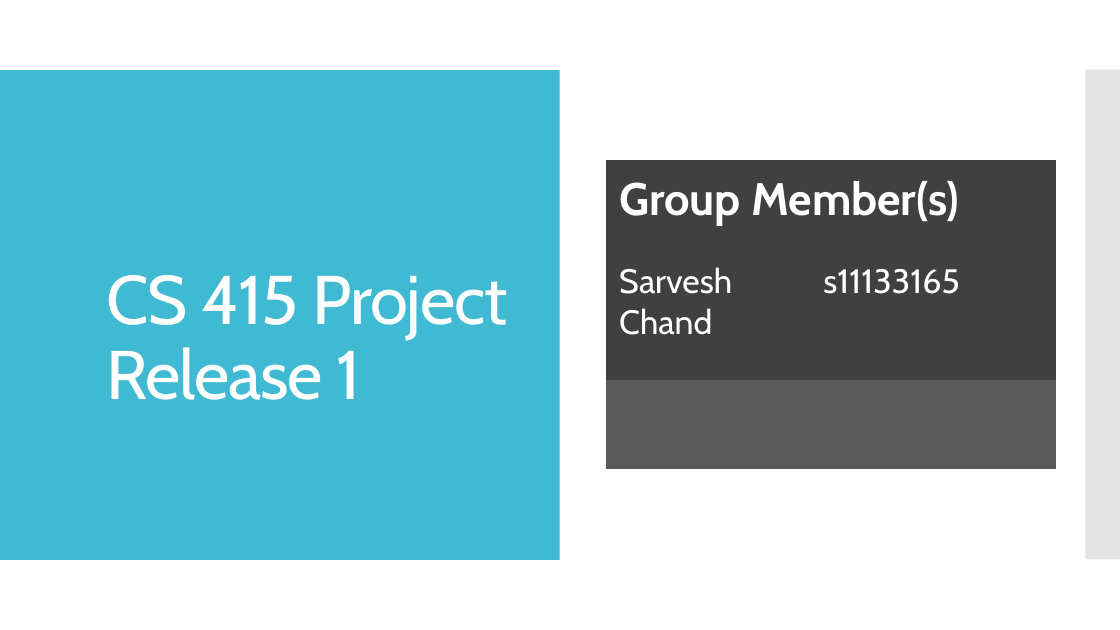
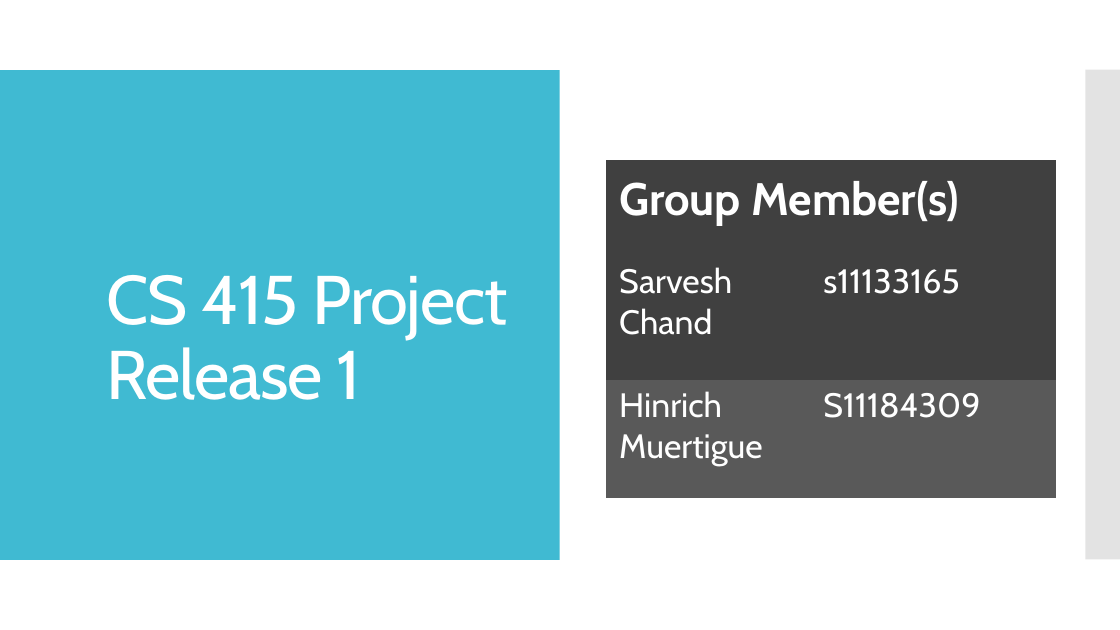
Before and after one commit to SarveshChand12/CS415-Project-Documentation, a slide deck: slide 1 of CS415 Release 1 Presentation.pptx. Drawn at 1120x630 pixels with LibreOffice and Linux fonts; fonts in the diff are those of the drawing. Boxes give left, top, right and bottom in pixels: in the first picture for what was removed or moved away, otherwise in the second. Text is boxed around its words. In the diff, an @@ line names an element or a change of style, - is before the commit and + after.

```diff
--- a/CS415 Release 1 Presentation.pptx
+++ b/CS415 Release 1 Presentation.pptx
@@ table at [605, 160, 1056, 497] @@
-row 3, column 1: 
+row 3, column 1: Hinrich Muertigue
-row 3, column 2: 
+row 3, column 2: S11184309
```
Also in this commit, not shown: 1 other slide changed, 3 slides added, 3 other files.
